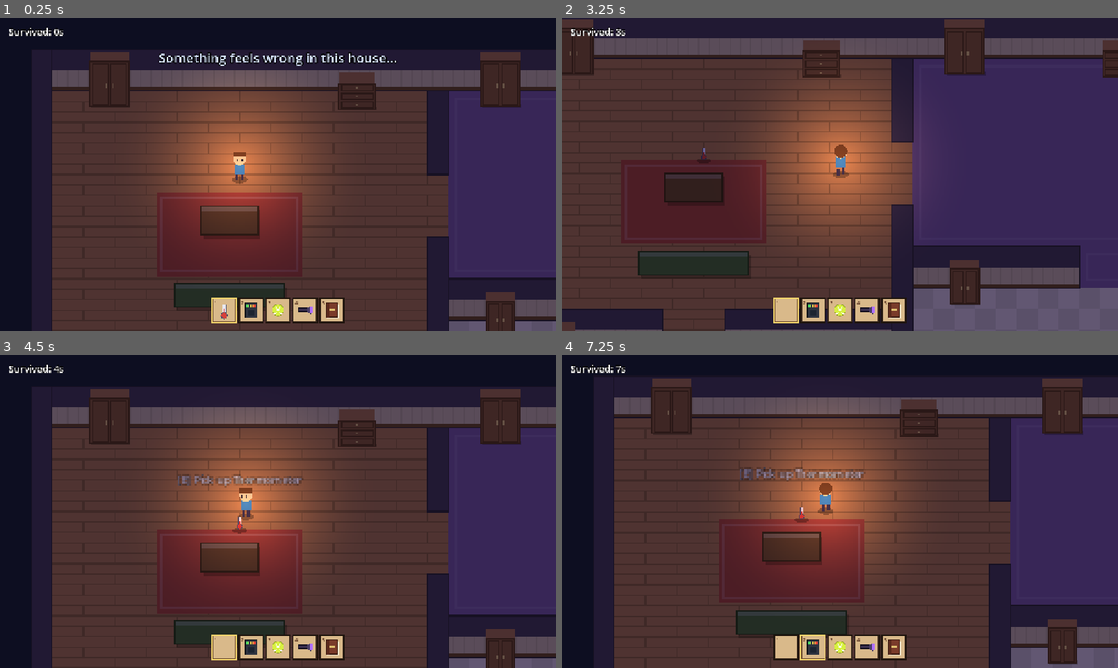
Above: before the commit, frames 1-4 (two rows, left to right).
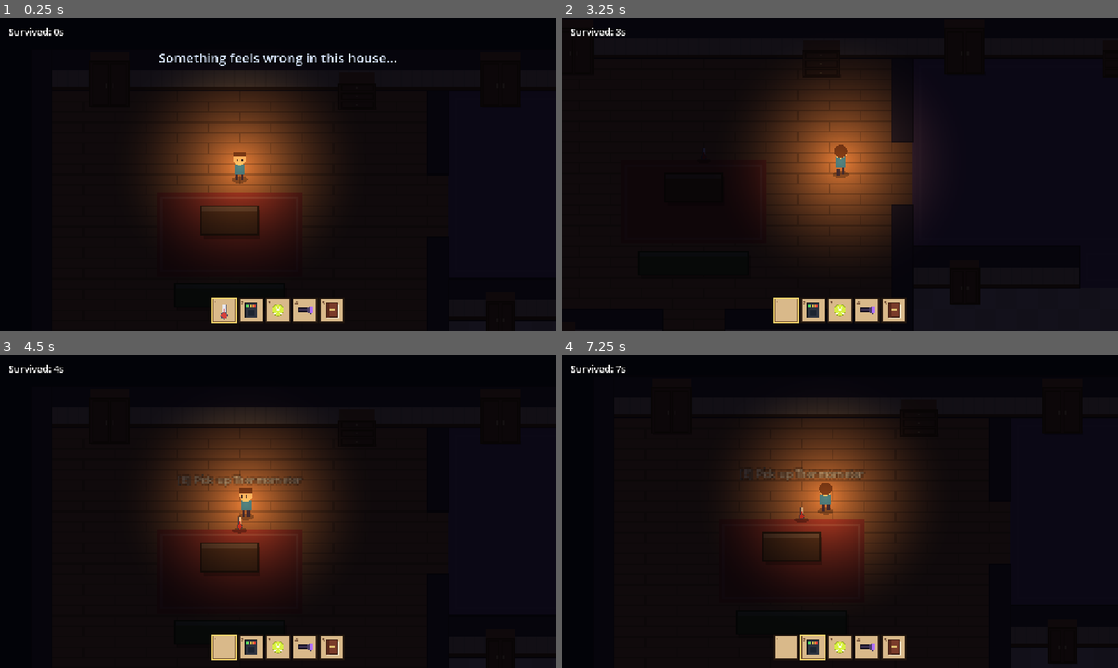
Above: after the commit, the same moments.

Repository: CaraHamilton/ghosthunt
Game: Godot game, scene res://scenes/main.tscn
Two runs of this game, one before a commit and one after it. Both use one fixed random seed, a clock stepped at 60 frames per second and the inputs below.
Inputs (mouse positions are in pixels of both pictures, inside the frame that each line leads up to):
- Up to frame 1 (0.25 s): no input
- Up to frame 2 (3.25 s): tap Enter at 0.5 s; move the mouse to (962, 158) at 0.52 s; hold D (move_right) 0.53-1.28 s; hold Q (drop_item) 0.53-1.28 s; move the mouse to (728, 190) at 1.27 s; hold S (move_down) 1.28-2.03 s; tap E (interact) at 1.35 s; move the mouse to (895, 105) at 2.02 s; hold D (move_right) 2.03-2.78 s; hold Mouse wheel down (next_tool) 2.03-2.78 s; move the mouse to (812, 237) at 2.77 s; hold W (move_up) from 2.78 s (still down); tap Mouse wheel up (prev_tool) at 2.85 s
- Up to frame 3 (4.5 s): move the mouse to (444, 558) at 3.52 s; release W (move_up) at 3.53 s; hold Shift (run) 3.53-4.28 s; hold A (move_left) from 3.53 s (still down); move the mouse to (111, 464) at 4.27 s; tap F (use_tool) at 4.35 s
- Up to frame 4 (7.25 s): move the mouse to (867, 511) at 5.02 s; release A (move_left) at 5.03 s; hold S (move_down) 5.03-5.78 s; hold Q (drop_item) 5.03-5.78 s; move the mouse to (756, 433) at 5.77 s; hold D (move_right) 5.78-6.53 s; tap E (interact) at 5.85 s; move the mouse to (962, 495) at 6.52 s; hold W (move_up) from 6.53 s (still down); hold Mouse wheel down (next_tool) from 6.53 s (still down)

The runs differ from the first frame. In frame 1, 96% of the frame differs, in the area x 0-100%, y 0-100%; in frame 2, 97%; in frame 3, 97%; in frame 4, 97%.

Commit message:
makes house darker

Diff:
--- a/scenes/main.tscn
+++ b/scenes/main.tscn
@@ -57,7 +57,7 @@
 position = Vector2(90, 270)
 
 [node name="Darkness" type="CanvasModulate" parent="." unique_id=388993979]
-color = Color(0.45, 0.42, 0.62, 1)
+color = Color(0.09, 0.085, 0.15, 1)
 
 [node name="RoomTemperatures" type="Node" parent="." unique_id=1162116692]
 script = ExtResource("5_temps")
--- a/scenes/player.tscn
+++ b/scenes/player.tscn
@@ -29,7 +29,7 @@
 [node name="Lantern" type="PointLight2D" parent="."]
 position = Vector2(0, -10)
 color = Color(1, 0.85, 0.6, 1)
-energy = 0.9
+energy = 1.25
 texture = SubResource("GradientTexture2D_light")
 texture_scale = 0.8
 
--- a/scripts/ghost.gd
+++ b/scripts/ghost.gd
@@ -55,7 +55,7 @@
 @export var chase_max_speed_factor := 1.15
 ## Seconds of unbroken sight to go from start speed to top speed. Losing
 ## sight (ending the chase) resets it - break line of sight quickly!
-@export var chase_ramp_time := 4.0
+@export var chase_ramp_time := 7.0
 ## Seconds the ghost freezes when it first spots the player (every time it
 ## switches into a chase) - a head start for the player. It can't catch
 ## anyone during this pause.
@@ -413,6 +413,16 @@
 ## Walks along a grid path towards `target`; collision stops it from ever
 ## passing through walls even if the path is slightly off.
 func _follow_path_to(target: Vector2, speed: float, delta: float, moving_target: bool) -> void:
+	# If the ghost's body can slide straight there without hitting anything,
+	# skip the grid path and go direct (tighter chases, and it can squeeze
+	# into any gap its body physically fits).
+	var to_target := target - global_position
+	if to_target.length() > 0.5 and not test_move(global_transform, to_target):
+		_path_target = Vector2.INF  # re-plan if the straight line gets blocked
+		velocity = to_target.normalized() * speed
+		move_and_slide()
+		return
+
 	_repath_timer -= delta
 	var stale := moving_target and _repath_timer <= 0.0
 	if stale or not _path_target.is_equal_approx(target):
--- a/scripts/house.gd
+++ b/scripts/house.gd
@@ -72,9 +72,11 @@
 const PLAYER_START := Vector2(160, 100)
 
 ## Pathfinding grid used by ghosts so they walk around walls and furniture.
-const NAV_CELL := 8
-## How far (px) paths keep away from solids, so the ghost's body fits.
-const NAV_MARGIN := 5.0
+## Small cells so the grid matches the real collision shapes closely: any gap
+## the player's body fits through, the ghost's same-sized body can path into.
+const NAV_CELL := 4
+## How far (px) paths keep away from solids - the ghost's collision radius.
+const NAV_MARGIN := 4.0
 
 var _grid: AStarGrid2D
 
@@ -117,9 +119,13 @@
 	var solids := _solid_rects()
 	solids.append_array(extra_solids)
 	for r in solids:
+		# A cell is blocked only if the ghost's centre standing at the cell's
+		# centre would overlap the solid (i.e. the centre is inside the solid
+		# grown by the ghost's radius).
 		var grown := r.grow(NAV_MARGIN)
-		var from := Vector2i((grown.position / NAV_CELL).floor())
-		var to := Vector2i((grown.end / NAV_CELL).ceil())
+		var half := NAV_CELL / 2.0
+		var from := Vector2i(((grown.position - Vector2(half, half)) / NAV_CELL).floor()) + Vector2i.ONE
+		var to := Vector2i(((grown.end - Vector2(half, half)) / NAV_CELL).ceil())
 		_grid.fill_solid_region(Rect2i(from, to - from).intersection(_grid.region))
 
 
